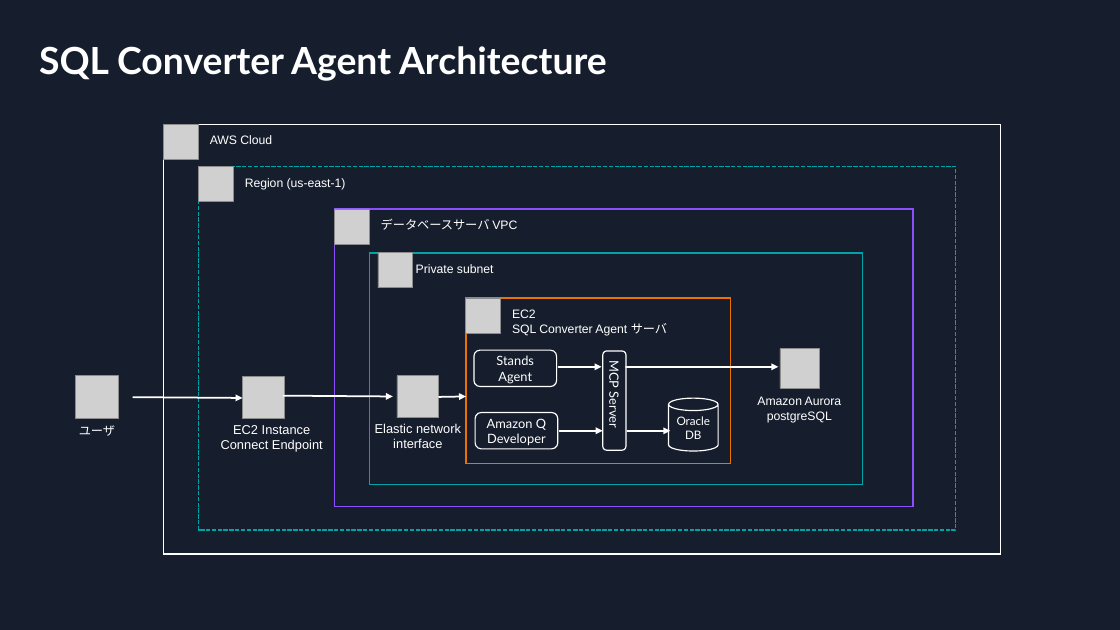
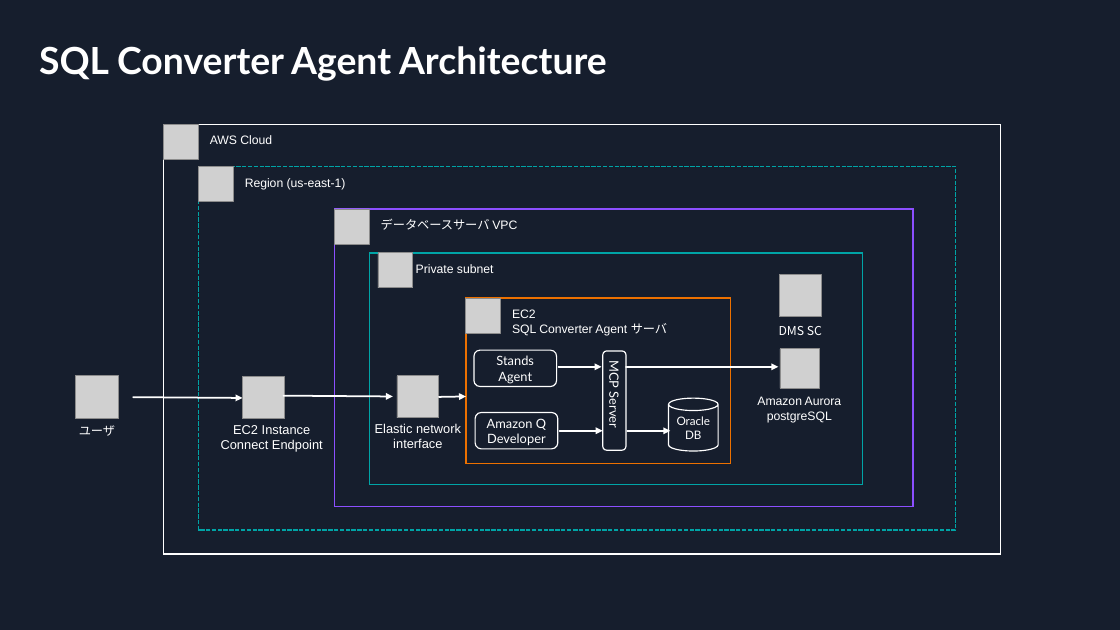
Before and after one commit to aws-samples/sample-sql-converter-agent-workshop, a slide deck: slide 1 of image/image.pptx. Drawn at 1120x630 pixels with LibreOffice and Linux fonts; fonts in the diff are those of the drawing; grey boxes stand for pictures. Boxes give left, top, right and bottom in pixels: in the first picture for what was removed or moved away, otherwise in the second. Text is boxed around its words. In the diff, an @@ line names an element or a change of style, - is before the commit and + after.

```diff
--- a/image/image.pptx
+++ b/image/image.pptx
@@ picture added at (x1=780, y1=275, x2=822, y2=317) @@
@@ text added at (x1=779, y1=326, x2=822, y2=335), 10.5 pt, text #FFFFFF @@
+DMS SC
```
Also in this commit, not shown: 1 other file.
